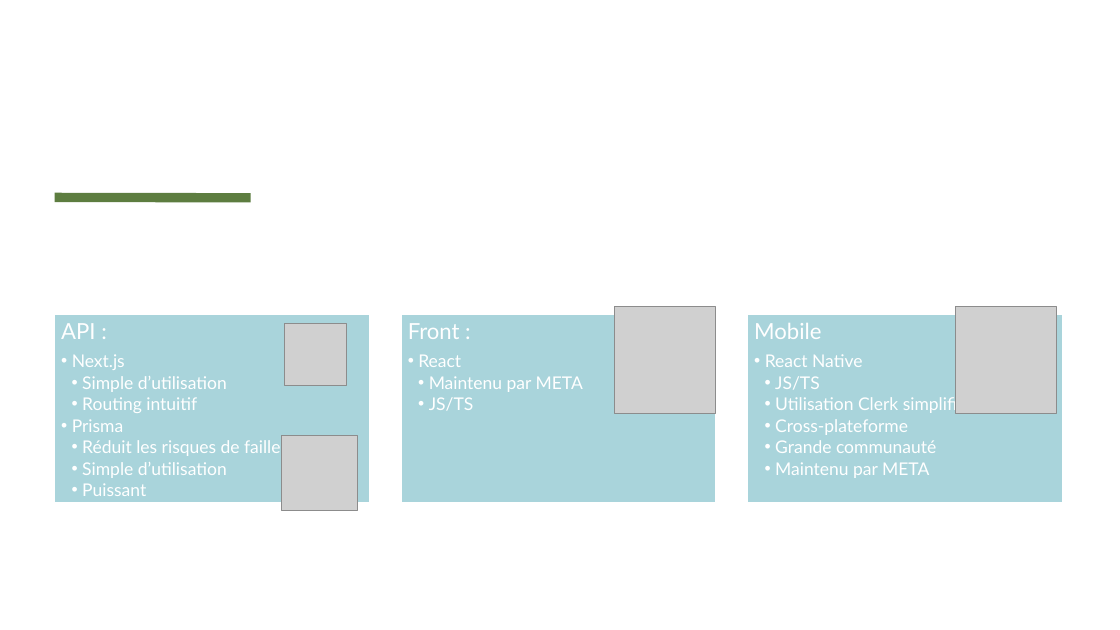
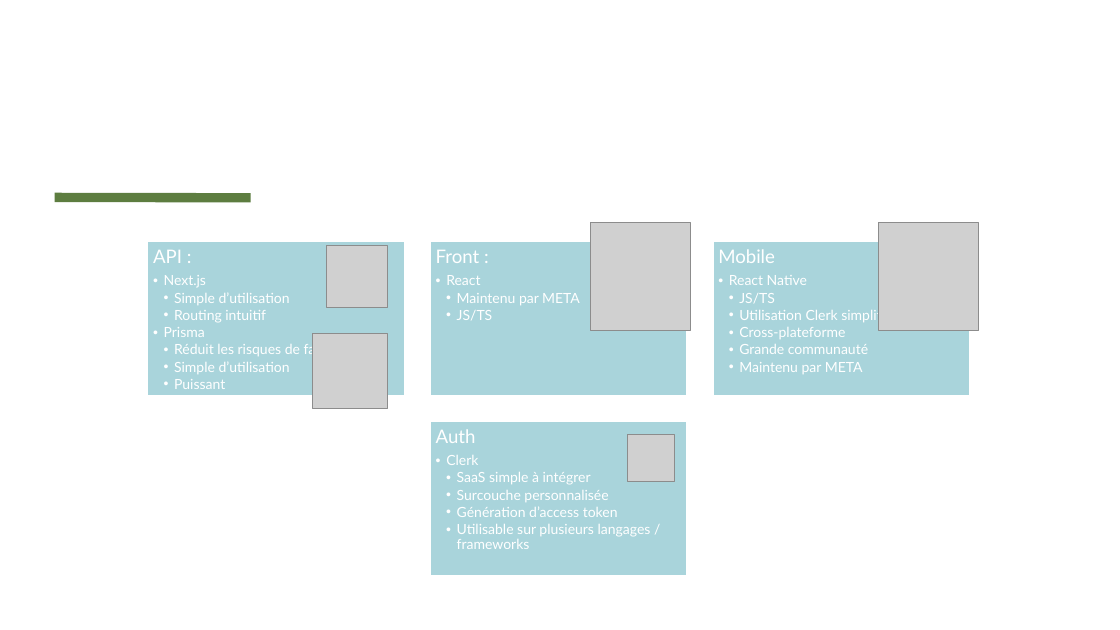
Before and after one commit to RMurier/CESI-BAC-3-CUBE-2-PERSO, a slide deck: slide 6 of documents/CESIZen.pptx. Drawn at 1120x630 pixels with LibreOffice and Linux fonts; fonts in the diff are those of the drawing; grey boxes stand for pictures. Boxes give left, top, right and bottom in pixels: in the first picture for what was removed or moved away, otherwise in the second. Text is boxed around its words. In the diff, an @@ line names an element or a change of style, - is before the commit and + after.

```diff
--- a/documents/CESIZen.pptx
+++ b/documents/CESIZen.pptx
@@ picture: place and size @@
-picture at (615, 307, 716, 414)
+picture at (590, 223, 691, 330)
@@ picture: place and size @@
-picture at (956, 307, 1057, 414)
+picture at (879, 223, 980, 330)
@@ text "API :": place and size @@
-text "API :" at (61, 323, 288, 496)
+text "API :" at (153, 250, 339, 389)
@@ text "API :" at (153, 250, 339, 389): size 19 to 16 pt in "API :"; size 15 to 12 pt; less space between paragraphs @@
@@ rectangle: place and size @@
-rectangle at (55, 314, 370, 503)
+rectangle at (148, 242, 405, 397)
@@ picture: place and size @@
-picture at (285, 323, 347, 386)
+picture at (326, 245, 388, 308)
@@ text "Front :": place and size @@
-text "Front :" at (408, 323, 583, 411)
+text "Front :" at (436, 250, 580, 320)
@@ text "Front :" at (436, 250, 580, 320): size 19 to 16 pt in "Front :"; size 15 to 12 pt in "React", "Maintenu par META", "JS/TS"; less space between paragraphs @@
@@ rectangle: place and size @@
-rectangle at (402, 314, 717, 503)
+rectangle at (430, 242, 687, 397)
@@ text "Mobile": place and size @@
-text "Mobile" at (754, 323, 976, 478)
+text "Mobile" at (718, 249, 899, 374)
@@ text "Mobile" at (718, 249, 899, 374): size 19 to 16 pt in "Mobile"; size 15 to 12 pt; less space between paragraphs @@
@@ rectangle: place and size @@
-rectangle at (748, 314, 1063, 503)
+rectangle at (713, 242, 970, 397)
@@ picture: place and size @@
-picture at (282, 435, 357, 510)
+picture at (313, 334, 387, 408)
@@ rectangle added at (430, 422, 687, 576), fill #A9D4DB, outline #FFFFFF 1.5 pt @@
@@ text added at (436, 429, 651, 549), 12 pt, text #FFFFFF @@
+Auth
+  • Clerk
+    • SaaS simple à intégrer
+    • Surcouche personnalisée
+    • Génération d’access token
+    • Utilisable sur plusieurs langages / frameworks
@@ picture added at (628, 435, 675, 482) @@
```
Also in this commit, not shown: 1 other slide changed, 10 other files.
